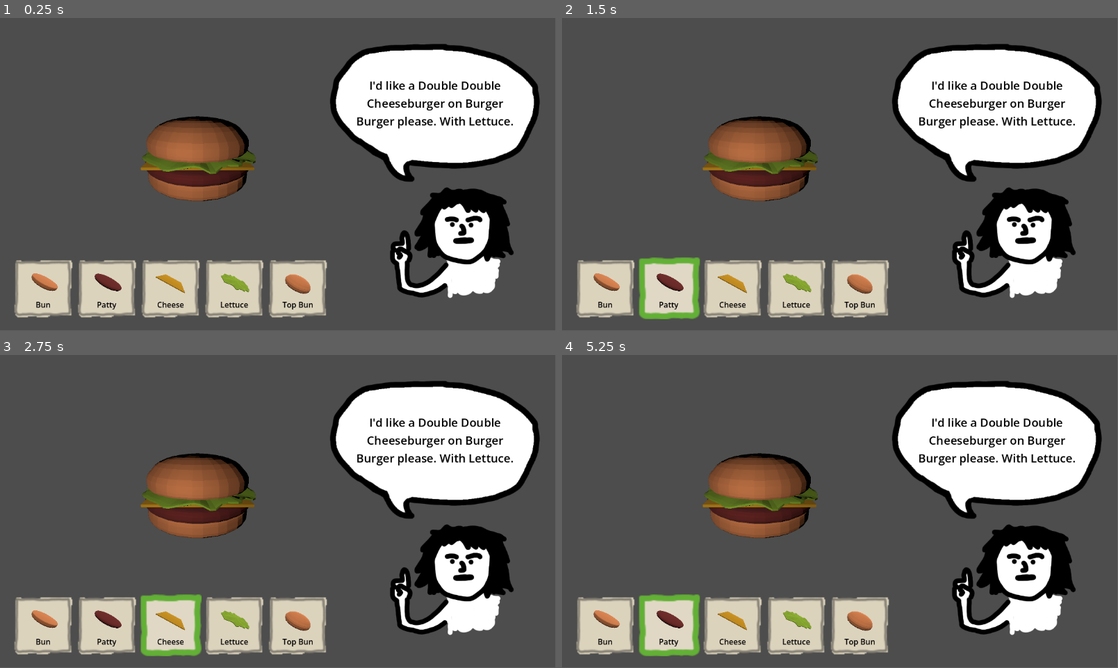
Above: before the commit, frames 1-4 (two rows, left to right).
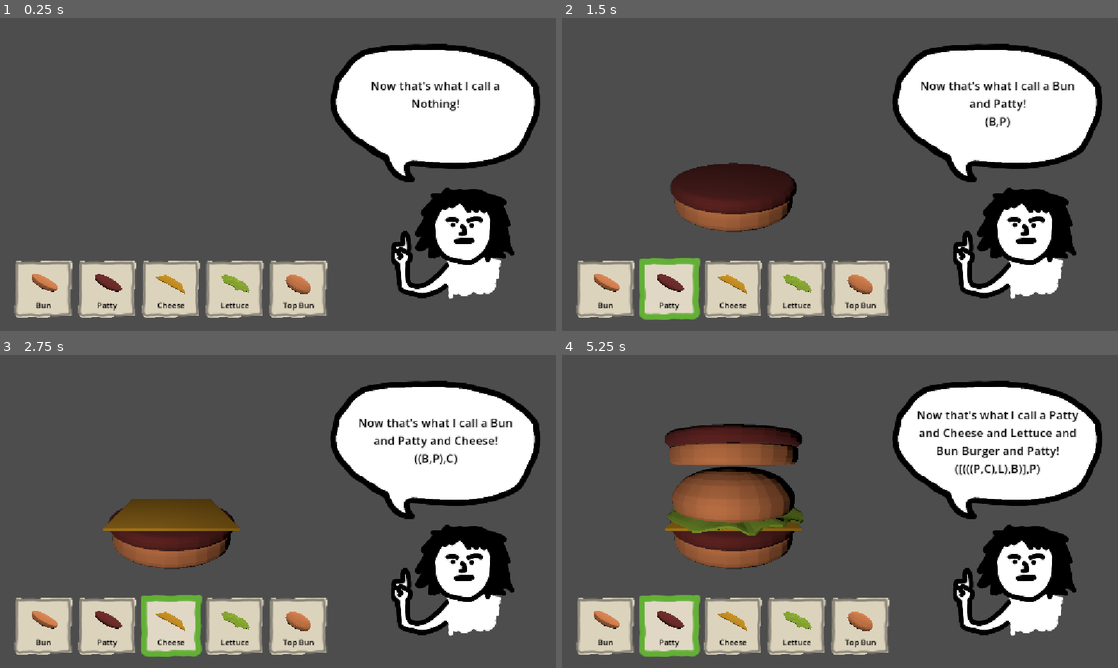
Above: after the commit, the same moments.

Repository: tobiaswahyudi/caesar-of-cheese
Game: Godot game, scene res://scenes/main.tscn
Same seed, same stepped clock (60 frames per second), same inputs: the game is played once before the commit and once after it. Before the commit the project has no main scene; this scene is started directly in both runs.
Inputs (mouse positions are in pixels of both pictures, inside the frame that each line leads up to):
- Up to frame 1 (0.25 s): no input
- Up to frame 2 (1.5 s): click (606, 287) at 0.5 s; click (667, 287) at 1.25 s
- Up to frame 3 (2.75 s): click (172, 624) at 2 s
- Up to frame 4 (5.25 s): click (795, 624) at 2.75 s; click (862, 624) at 3.5 s; click (606, 624) at 4.25 s; click (667, 624) at 5 s
In our replay, the window is 799x449 before the commit and 800x450 after it. These sizes can differ from the game's own. Grey fills any space a smaller window leaves; there, only what the larger window draws over its background counts as a difference.

The runs differ from the first frame. In frame 1, 8.0% of the frame differs, in the area x 2-98%, y 8-96%; in frame 2, 10%; in frame 3, 11%; in frame 4, 15%, in the area x 2-98%, y 8-97%.

Commit message:
burger namer

Diff:
--- a/project.godot
+++ b/project.godot
@@ -11,13 +11,20 @@
 [application]
 
 config/name="caesar-of-cheese"
+run/main_scene="uid://btpcjd5qqlwil"
 config/features=PackedStringArray("4.6", "GL Compatibility")
 config/icon="res://icon.svg"
 
 [autoload]
 
+Type="*uid://goqn27kgm16g"
 IngredientAutoload="*uid://dtttoqygyksym"
 IngredientListAutoload="*uid://bwaghel027jgw"
+Parser="*uid://b7gbv1mh548oa"
+
+[display]
+
+window/stretch/mode="canvas_items"
 
 [physics]
 
--- a/resource/ingredient_3d.gd
+++ b/resource/ingredient_3d.gd
@@ -12,7 +12,11 @@
 @onready var collider: CollisionShape3D = $Collider
 var mesh_material: StandardMaterial3D
 
-var already_connected: bool = false
+# Controlled
+var selected: bool = false:
+	set(v):
+		selected = v
+		mesh_material.emission_enabled = v
 
 func _ready() -> void:
 	if ingredient == null:
@@ -24,16 +28,4 @@
 
 	var collider_shape: CylinderShape3D = collider.shape.duplicate()
 	collider.shape = collider_shape
-	collider_shape.height = ingredient.height * 0.9 #magic number
-
-	if already_connected:
-		return
-	already_connected = true
-	mouse_entered.connect(_on_mouse_entered)
-	mouse_exited.connect(_on_mouse_exited)
-
-func _on_mouse_entered():
-	mesh_material.emission_enabled = true
-
-func _on_mouse_exited():
-	mesh_material.emission_enabled = false
+	collider_shape.height = ingredient.height * 0.9 # magic number
--- /dev/null
+++ b/resource/type.gd
@@ -0,0 +1,17 @@
+extends Node
+
+var IngredientLetter: Array[String] = [
+	"B",
+	"P",
+	"C",
+	"B",
+	"L",
+]
+
+var IngredientName: Array[String] = [
+	"Bun",
+	"Patty",
+	"Cheese",
+	"TopBun",
+	"Lettuce",
+]
--- a/scenes/burger_view.tscn
+++ /dev/null
@@ -1,27 +0,0 @@
-[gd_scene format=3 uid="uid://cfe81yf5q7t4s"]
-
-[ext_resource type="Script" uid="uid://df5448ngj2l8r" path="res://scripts/stacker.gd" id="1_nxdeu"]
-[ext_resource type="PackedScene" uid="uid://vn5xqs01afeo" path="res://resource/ingredient_3d.tscn" id="2_bcww1"]
-[ext_resource type="Resource" uid="uid://geomke0harrb" path="res://resource/ingredients.tres" id="2_yy8po"]
-
-[node name="BurgerView" type="Node3D" unique_id=1149081125]
-
-[node name="Camera3D" type="Camera3D" parent="." unique_id=2102960937]
-transform = Transform3D(1, 0, 0, 0, 0.9848078, 0.1736482, 0, -0.1736482, 0.9848078, 0, 4.434, 11.628)
-current = true
-fov = 76.14065
-
-[node name="Stacker" type="Marker3D" parent="." unique_id=857809134]
-transform = Transform3D(1, 0, 0, 0, 1, 0, 0, 0, 1, 0, -0.84671235, 0)
-gizmo_extents = 6.0
-script = ExtResource("1_nxdeu")
-ingredient_scene = ExtResource("2_bcww1")
-list = ExtResource("2_yy8po")
-ingredient_repeat = 1
-
-[node name="OmniLight3D" type="OmniLight3D" parent="." unique_id=1798745043]
-transform = Transform3D(1, 0, 0, 0, 1, 0, 0, 0, 1, -1.7407203, 2.7936897, 7.8729515)
-light_energy = 1.682
-light_indirect_energy = 0.0
-omni_range = 25.0
-omni_attenuation = 0.5
--- a/scenes/main.tscn
+++ b/scenes/main.tscn
@@ -1,40 +1,88 @@
 [gd_scene format=3 uid="uid://btpcjd5qqlwil"]
 
-[ext_resource type="PackedScene" uid="uid://cfe81yf5q7t4s" path="res://scenes/burger_view.tscn" id="1_sugp2"]
+[ext_resource type="Script" uid="uid://bobdeevgdx84h" path="res://scripts/burger_manager.gd" id="1_85g3d"]
 [ext_resource type="Texture2D" uid="uid://c1vwtgl1k4jr5" path="res://img/customer.png" id="2_jyhfs"]
+[ext_resource type="Script" uid="uid://df5448ngj2l8r" path="res://scripts/stacker.gd" id="2_sugp2"]
+[ext_resource type="PackedScene" uid="uid://vn5xqs01afeo" path="res://resource/ingredient_3d.tscn" id="2_tipki"]
+[ext_resource type="Script" uid="uid://dp4sx3udd645e" path="res://scripts/subviewport_raycast_forward.gd" id="3_choun"]
+[ext_resource type="Resource" uid="uid://geomke0harrb" path="res://resource/ingredients.tres" id="3_sugp2"]
 [ext_resource type="Texture2D" uid="uid://bojb1c3qc2h4b" path="res://img/bubble.png" id="3_tbgi4"]
 [ext_resource type="Texture2D" uid="uid://b4mhxxtpffwif" path="res://img/unselected.png" id="4_tbgi4"]
 [ext_resource type="Texture2D" uid="uid://ddymq7w0h3oln" path="res://img/selected.png" id="5_tefeu"]
 [ext_resource type="PackedScene" uid="uid://2s881mr80vqj" path="res://scenes/Ingredient_2d.tscn" id="6_tefeu"]
+[ext_resource type="Script" uid="uid://doa2ilwpvpgga" path="res://scripts/say_name.gd" id="8_ya4ey"]
 
 [sub_resource type="ViewportTexture" id="ViewportTexture_o6xl0"]
-viewport_path = NodePath("TextureViewport")
-
-[sub_resource type="ViewportTexture" id="ViewportTexture_tefeu"]
+viewport_path = NodePath("SubViewportContainer/TextureViewport")
+
+[sub_resource type="ViewportTexture" id="ViewportTexture_ya4ey"]
 viewport_path = NodePath("HBoxContainer/Button0/CenterContainer/VBoxContainer/Ingredient2d/SubViewport")
 
-[sub_resource type="ViewportTexture" id="ViewportTexture_tipki"]
+[sub_resource type="ViewportTexture" id="ViewportTexture_eb6dy"]
 viewport_path = NodePath("HBoxContainer/Button1/CenterContainer/VBoxContainer/Ingredient2d/SubViewport")
 
-[sub_resource type="ViewportTexture" id="ViewportTexture_85g3d"]
+[sub_resource type="ViewportTexture" id="ViewportTexture_trceg"]
 viewport_path = NodePath("HBoxContainer/Button2/CenterContainer/VBoxContainer/Ingredient2d/SubViewport")
 
-[sub_resource type="ViewportTexture" id="ViewportTexture_choun"]
+[sub_resource type="ViewportTexture" id="ViewportTexture_a8y0u"]
 viewport_path = NodePath("HBoxContainer/Button3/CenterContainer/VBoxContainer/Ingredient2d/SubViewport")
 
-[sub_resource type="ViewportTexture" id="ViewportTexture_ya4ey"]
+[sub_resource type="ViewportTexture" id="ViewportTexture_jkv2x"]
 viewport_path = NodePath("HBoxContainer/Button4/CenterContainer/VBoxContainer/Ingredient2d/SubViewport")
 
 [node name="Node3D" type="Control" unique_id=2014543929]
 layout_mode = 3
 anchors_preset = 0
 
-[node name="TextureViewport" type="SubViewport" parent="." unique_id=1402110093]
+[node name="SubViewportContainer" type="SubViewportContainer" parent="." unique_id=1255632699]
+layout_mode = 0
+offset_left = 72.0
+offset_right = 639.0
+offset_bottom = 567.0
+stretch = true
+
+[node name="TextureViewport" type="SubViewport" parent="SubViewportContainer" unique_id=1402110093]
 transparent_bg = true
-size = Vector2i(1000, 1000)
-
-[node name="BurgerView" parent="TextureViewport" unique_id=1149081125 instance=ExtResource("1_sugp2")]
+handle_input_locally = false
+size = Vector2i(567, 567)
+render_target_update_mode = 4
+
+[node name="BurgerView" type="Node3D" parent="SubViewportContainer/TextureViewport" unique_id=1149081125 node_paths=PackedStringArray("stacker", "buttons")]
 transform = Transform3D(1, 0, 0, 0, 1, 0, 0, 0, 1, 15.872383, 0, 0)
+script = ExtResource("1_85g3d")
+ingredient_list = ExtResource("3_sugp2")
+stacker = NodePath("Stacker")
+buttons = [NodePath("../../../HBoxContainer/Button0"), NodePath("../../../HBoxContainer/Button1"), NodePath("../../../HBoxContainer/Button2"), NodePath("../../../HBoxContainer/Button3"), NodePath("../../../HBoxContainer/Button4")]
+
+[node name="Camera3D" type="Camera3D" parent="SubViewportContainer/TextureViewport/BurgerView" unique_id=2102960937 node_paths=PackedStringArray("stacker")]
+transform = Transform3D(1, 0, 0, 0, 0.9848078, 0.1736482, 0, -0.1736482, 0.9848078, 0, 4.434, 11.628)
+current = true
+fov = 76.14065
+script = ExtResource("3_choun")
+stacker = NodePath("../Stacker")
+
+[node name="Stacker" type="Marker3D" parent="SubViewportContainer/TextureViewport/BurgerView" unique_id=857809134]
+transform = Transform3D(1, 0, 0, 0, 1, 0, 0, 0, 1, 0, -0.84671235, 0)
+gizmo_extents = 6.0
+script = ExtResource("2_sugp2")
+ingredient_scene = ExtResource("2_tipki")
+
+[node name="OmniLight3D" type="OmniLight3D" parent="SubViewportContainer/TextureViewport/BurgerView" unique_id=1798745043]
+transform = Transform3D(1, 0, 0, 0, 1, 0, 0, 0, 1, -1.7407203, 2.7936897, 7.8729515)
+light_energy = 1.682
+light_indirect_energy = 0.0
+omni_range = 25.0
+omni_attenuation = 0.5
+
+[node name="BurgerRect" type="TextureRect" parent="." unique_id=833226657]
+visible = false
+layout_mode = 0
+offset_left = 174.0
+offset_top = 12.0
+offset_right = 646.0
+offset_bottom = 484.0
+texture = SubResource("ViewportTexture_o6xl0")
+expand_mode = 1
 
 [node name="Customer" type="TextureRect" parent="." unique_id=376577079]
 layout_mode = 0
@@ -54,7 +102,7 @@
 texture = ExtResource("3_tbgi4")
 expand_mode = 1
 
-[node name="Label" type="Label" parent="SpeechBubble" unique_id=34052215]
+[node name="Label" type="Label" parent="SpeechBubble" unique_id=34052215 node_paths=PackedStringArray("stacker")]
 layout_mode = 0
 offset_left = 50.0
 offset_top = 69.0
@@ -66,15 +114,10 @@
 horizontal_alignment = 1
 vertical_alignment = 1
 autowrap_mode = 2
-
-[node name="TextureRect" type="TextureRect" parent="." unique_id=833226657]
-layout_mode = 0
-offset_left = 174.0
-offset_top = 12.0
-offset_right = 646.0
-offset_bottom = 484.0
-texture = SubResource("ViewportTexture_o6xl0")
-expand_mode = 1
+script = ExtResource("8_ya4ey")
+prefix = "Now that's what I call a "
+suffix = "!"
+stacker = NodePath("../../SubViewportContainer/TextureViewport/BurgerView/Stacker")
 
 [node name="HBoxContainer" type="HBoxContainer" parent="." unique_id=423460041]
 layout_mode = 0
--- /dev/null
+++ b/scripts/burger_manager.gd
@@ -0,0 +1,13 @@
+extends Node3D
+
+@export var ingredient_list: IngredientList
+@export var stacker: Stacker
+@export var buttons: Array[BaseButton]
+
+func make_callback(ingredient_idx: int):
+	return func():
+		stacker.add_ingredient(ingredient_list.list[ingredient_idx])
+
+func _ready() -> void:
+	for i in range(len(buttons)):
+		buttons[i].pressed.connect(make_callback(i))
--- /dev/null
+++ b/scripts/namer.gd
@@ -0,0 +1,107 @@
+# This is a singleton. There may only be one oracle.
+extends Node
+
+class BST:
+	var substring: String
+	var children: Array[BST]
+	var depth: int:
+		get():
+			if len(children) == 0:
+				return 1
+			var max_child_depth: int = 0
+			for c in children:
+				max_child_depth = max(max_child_depth, c.depth)
+			return max_child_depth + 1
+
+	func _init(p_str: String, p_children: Array[BST]) -> void:
+		substring = p_str
+		children = p_children
+
+	func get_name() -> String:
+		return "YOU_SHOULDNT_SEE_THIS(" + substring + ")"
+
+	func get_repr() -> String:
+		return substring
+
+class BSTIngredient extends BST:
+	func get_name() -> String:
+		var index = Type.IngredientLetter.find(substring)
+		if index == -1:
+			return 'Nothing'
+		return Type.IngredientName[index]
+
+class BSTBurger extends BST:
+	func get_name() -> String:
+		return children[0].get_name() + " Burger"
+
+	func get_repr() -> String:
+		return "[" + children[0].get_repr() + "]"
+
+class BSTSequence extends BST:
+	func get_name() -> String:
+		var contents_name = ""
+		for c in children:
+			if len(contents_name) > 0:
+				contents_name += " and "
+			contents_name += c.get_name()
+		return contents_name
+
+	func get_repr() -> String:
+		var contents_name = ""
+		for c in children:
+			if len(contents_name) > 0:
+				contents_name += ","
+			contents_name += c.get_repr()
+		return "(" + contents_name + ")"
+
+class BSTMultiple extends BST:
+	var tuple_names = [
+		'',
+		'',
+		'Double',
+		'Triple',
+		'Quadruple',
+	]
+	var repeat_count: int
+	func get_name() -> String:
+		var tuple_name = str(repeat_count) + 'x' if repeat_count > 4 else tuple_names[repeat_count]
+		return tuple_name + ' ' + children[0].get_name()
+
+	func get_repr() -> String:
+		return "(" + str(repeat_count) + "x" + children[0].get_repr() + ")"
+
+var MIN_STACK_DEPTH_CACHE: Dictionary[String, int] = {}
+
+func greedy_parse(string: String) -> BST:
+	# First check base cases
+	var strlen = len(string)
+	if strlen <= 1:
+		return BSTIngredient.new(string, [])
+	if RegEx.create_from_string("^B.*B$").search(string):
+		var insides = string.substr(1, strlen - 2)
+		return BSTBurger.new(insides, [greedy_parse(insides)])
+
+	# Check repeats, start with the most first.
+	for tgt_repeat in range(4, 1, -1):
+		# print(string," w len ",strlen," check repeat x",tgt_repeat," do? ",strlen % tgt_repeat == 0)
+		if strlen % tgt_repeat == 0:
+			var all_good: bool = true
+			var tgt_len: int = strlen / tgt_repeat
+			var first_part = string.substr(0, tgt_len)
+			for i in range(tgt_repeat - 1):
+				var next_part = string.substr(tgt_len * (i + 1), tgt_len)
+				# print("\tcompare", next_part, " vs ", first_part)
+				if next_part != first_part:
+					all_good = false
+			# print("Checking if ", string, " is ", first_part, " repeated x", tgt_repeat, " = ", all_good)
+			if all_good:
+				var multiple_node = BSTMultiple.new(first_part, [greedy_parse(first_part)])
+				multiple_node.repeat_count = tgt_repeat
+				MIN_STACK_DEPTH_CACHE[string] = multiple_node.depth
+				return multiple_node
+	# Otherwise its an "and" thingy.
+	# Try splitting it such that the depth is minimal
+
+	var stack_top = string[-1]
+	var stack_rest = string.substr(0, strlen - 1)
+	return BSTSequence.new(string, [greedy_parse(stack_rest), greedy_parse(stack_top)])
--- /dev/null
+++ b/scripts/say_name.gd
@@ -0,0 +1,11 @@
+extends Label
+
+@export var prefix: String
+@export var suffix: String
+
+@export var stacker: Stacker
+
+func _physics_process(_delta: float) -> void:
+	var stack_string: String = stacker.stack_string
+	var parsed_bst = Parser.greedy_parse(stack_string)
+	text = prefix + parsed_bst.get_name() + suffix + "\n" + parsed_bst.get_repr()
--- a/scripts/stacker.gd
+++ b/scripts/stacker.gd
@@ -1,27 +1,56 @@
 @tool
+class_name Stacker
 extends Node3D
 
 @export var ingredient_scene: PackedScene
-@export var list: IngredientList
-var stack: Array[Node3D]
 
-@export var ingredient_repeat: int = 3
+var stack_string: String:
+	get():
+		var stkstr: String = ""
+		var children: Array[Node] = get_children()
+		for n_node in children:
+			var node: Ingredient3D = n_node as Ingredient3D
+			var ingredient = node.ingredient
+			stkstr += Type.IngredientLetter[ingredient.type]
+		return stkstr
+
+
+var selected_node: Ingredient3D = null:
+	set(v):
+		if selected_node:
+			selected_node.selected = false
+		selected_node = v
+		if selected_node:
+			selected_node.selected = true
+
+func add_ingredient(entry: Ingredient) -> void:
+	var scene = ingredient_scene.instantiate() as Ingredient3D
+	scene.ingredient = entry
+	add_child(scene)
+	# node_stack.append(scene)
+
+func remove_current_selected_ingredient():
+	if selected_node == null:
+		return
+	selected_node.queue_free()
+	selected_node = null
 
 func _ready() -> void:
-	for entry in list.list:
-		for i in range(ingredient_repeat):
-			var scene = ingredient_scene.instantiate() as Ingredient3D
-			scene.ingredient = entry
-			add_child(scene)
-			stack.append(scene)
+	pass
+	#for entry in list.list:
+		#for i in range(ingredient_repeat):
+			#var scene = ingredient_scene.instantiate() as Ingredient3D
+			#scene.ingredient = entry
+			#add_child(scene)
+			#node_stack.append(scene)
 
-func _physics_process(delta: float) -> void:
+func _physics_process(_delta: float) -> void:
 	var y: float = 0
-	for idx in range(len(stack)):
-		var node = stack[idx]
-		var ingredient_idx = idx / ingredient_repeat
-		var ingedient = list.list[ingredient_idx]
-		var half_height = ingedient.height * 0.5
+	var children: Array[Node] = get_children()
+	for n_node in children:
+		var node: Ingredient3D = n_node as Ingredient3D
+		var ingredient = node.ingredient
+		var half_height = ingredient.height * 0.5
 		y += half_height
 		node.position.y = y
 		y += half_height
--- /dev/null
+++ b/scripts/subviewport_raycast_forward.gd
@@ -0,0 +1,38 @@
+extends Camera3D
+
+@export var stacker: Stacker
+
+@export var ray_length: float = 1000.0
+
+func _input(event: InputEvent) -> void:
+	if event is not InputEventMouse:
+		return
+	var mouse_pos = event.position
+	shoot_ray(mouse_pos)
+	if event is InputEventMouseButton and event.button_index == MOUSE_BUTTON_LEFT and event.pressed:
+		stacker.remove_current_selected_ingredient()
+
+func shoot_ray(mouse_pos: Vector2) -> void:
+	var ray_origin = project_ray_origin(mouse_pos)
+	var ray_end = ray_origin + project_ray_normal(mouse_pos) * ray_length
+
+	# Access the unique 3D physics state of this SubViewport
+	var space_state = get_world_3d().direct_space_state
+	if space_state == null:
+		return
+
+	# Create the raycast query
+	var query = PhysicsRayQueryParameters3D.create(ray_origin, ray_end)
+	query.collide_with_areas = true  # Turn true if selecting Area3D nodes
+	query.collide_with_bodies = true # Turn true if selecting Static/RigidBody3D nodes
+
+	# Execute the ray intersection
+	var result = space_state.intersect_ray(query)
+
+	# 4. Handle selection result
+	if not result.is_empty():
+		var hit_object = result.collider
+		print("Selected 3D object inside subviewport: ", hit_object.name, " type ", (hit_object as Ingredient3D).ingredient.type)
+		stacker.selected_node = hit_object as Ingredient3D
+	else:
+		stacker.selected_node = null
Not shown, added: resource/type.gd.uid
Not shown: 5 places in scenes/main.tscn that only renumber resources
Not shown, added: scripts/burger_manager.gd.uid
Not shown, added: scripts/namer.gd.uid
Not shown, added: scripts/say_name.gd.uid
Not shown, added: scripts/subviewport_raycast_forward.gd.uid
